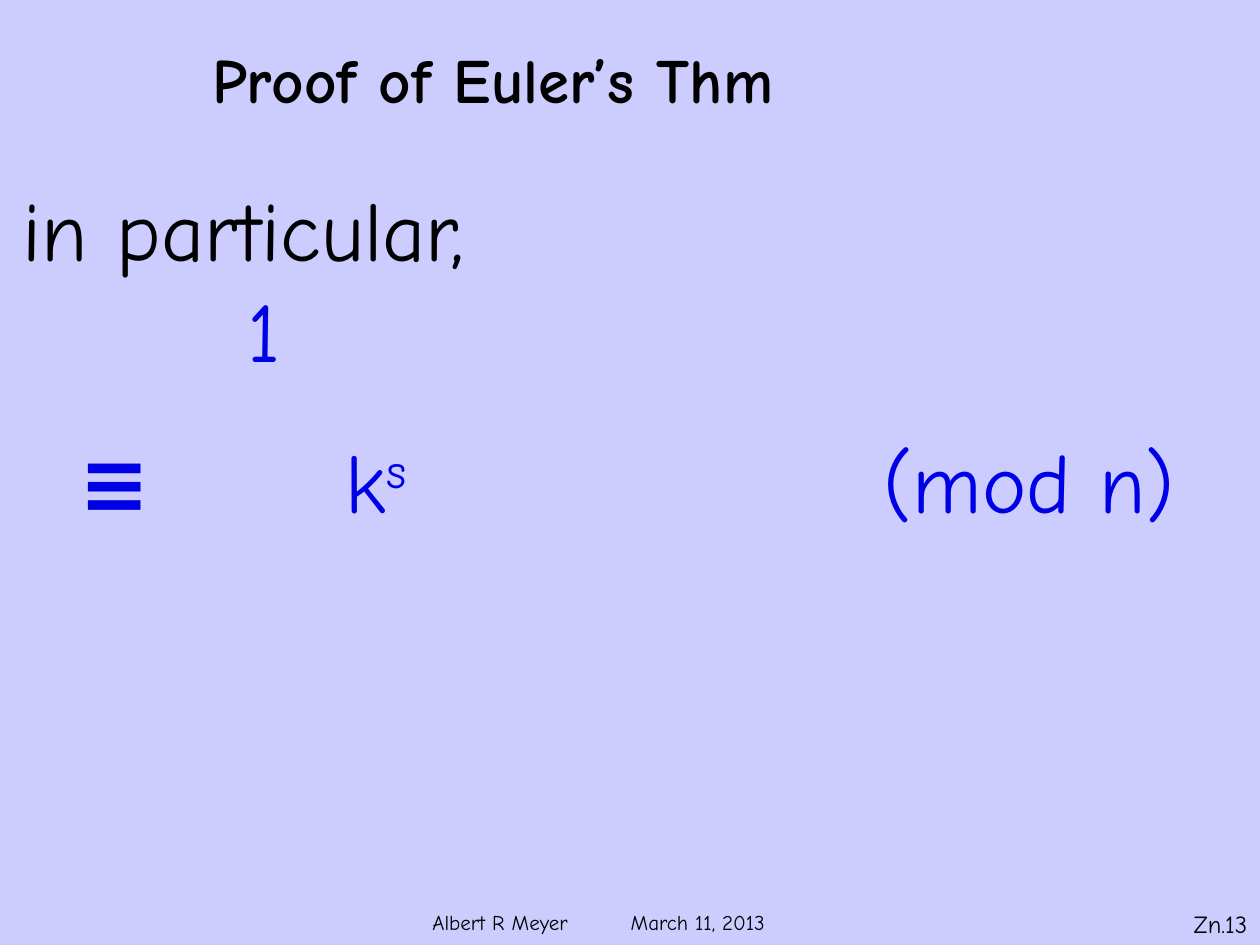
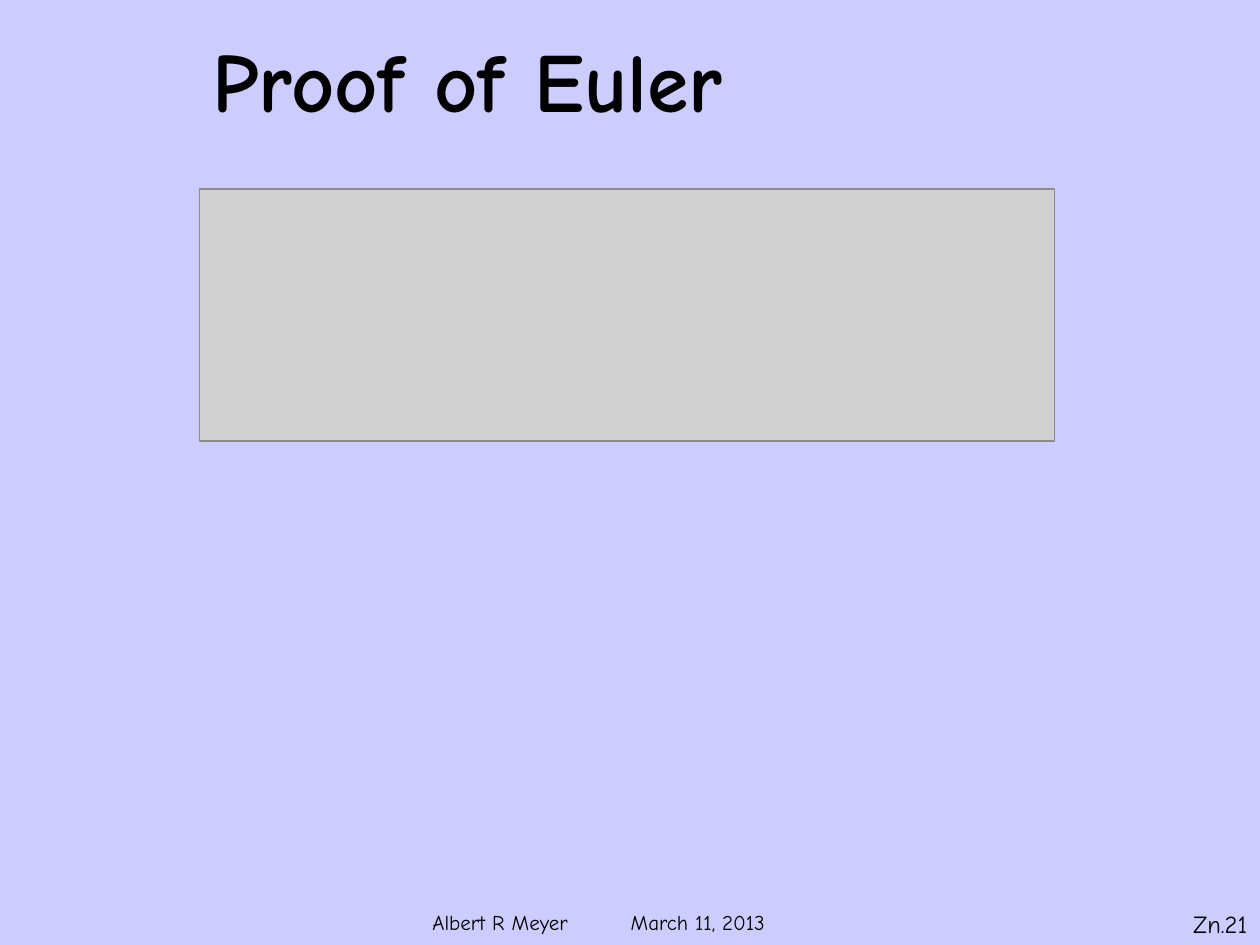
Before and after one commit to armeyer/mcs_web, a slide deck: slide 21 of spring13/slides13/Zmodn.pptx (slide 13 before the commit). Drawn at 1260x945 pixels with LibreOffice and Linux fonts; fonts in the diff are those of the drawing; grey boxes stand for pictures; background and template pictures are left out. Boxes give left, top, right and bottom in pixels: in the first picture for what was removed or moved away, otherwise in the second. Text is boxed around its words. In the diff, an @@ line names an element or a change of style, - is before the commit and + after.

```diff
--- a/spring13/slides13/Zmodn.pptx
+++ b/spring13/slides13/Zmodn.pptx
@@ title at <box>212,55,722,113</box>: text changed; size 36 to 48 pt @@
-Proof of Euler’s Thm
+Proof of Euler
@@ text removed at <box>23,204,1175,523</box> @@
-in particular,
-1
-≡ ks (mod n)
@@ picture added at <box>199,189,1055,441</box> @@
@@ page number at <box>1193,916,1247,933</box>: text changed @@
-Zn.13
+Zn.21
```
Also in this commit, not shown: 6 other slides changed, 19 slides added, 7 slides removed.
